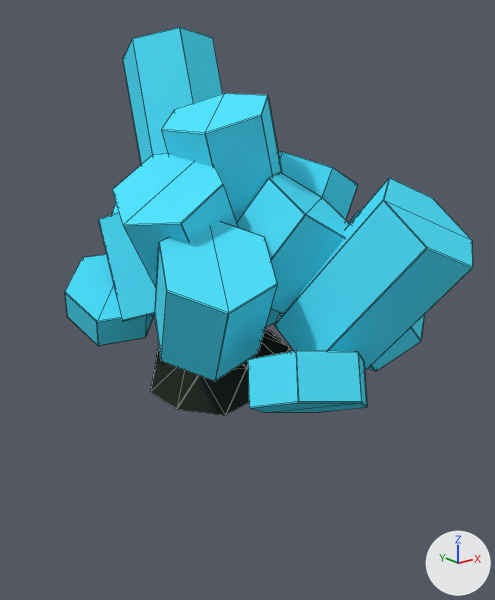
Renders of the Blender file Assets/Models/RoomObjects/Mineral/Utrium.blend from each side of a commit.
Before and after are seen from a camera (50 mm lens) standing at (-1.268, -1.747, 0.846) and looking at (-0.007, -0.17, 0.216). Arrows for +X, +Y and +Z are at lower right; the lights stay in place. The picture after the commit comes second. Mesh edges are drawn as thin lines.

The older version as bpy lines, for what is in view:
```python
me_circle_003 = bpy.data.meshes.new('Circle.003')
me_circle_003.from_pydata(...)  # 192 vertices, 160 faces; spans x -0.432..0.667, y -0.063..1.028, z -0.538..0.821
me_circle_003.materials.append(mat_utrium)  # cyan #53e5ff
me_circle_004 = bpy.data.meshes.new('Circle.004')
me_circle_004.from_pydata(...)  # 26 vertices, 40 faces; spans x -0.239..0.243, y -0.1..0.149, z -0.216..0.247
me_circle_004.polygons.foreach_set('use_smooth', [True] * 40)
me_circle_004.materials.append(mat_rock)  # dark grey #2b302a
ob_rock = bpy.data.objects.new('Rock', me_circle_004)
ob_rock.location = (-0.002, 0.0, -0.003)
ob_rock.rotation_euler = (1.571, 0.0, 0.0)  # degrees (90, 0, 0)
_m = ob_rock.modifiers.new('Bevel', 'BEVEL')
_m.width = 0.003
_m.width_pct = 0.003
_m.offset_type = 'WIDTH'
_m.spread = 0.0
ob_utrium = bpy.data.objects.new('Utrium', me_circle_003)
ob_utrium.location = (-0.002, 0.0, -0.003)
ob_utrium.rotation_euler = (1.571, 0.0, 0.0)  # degrees (90, 0, 0)
_m = ob_utrium.modifiers.new('Bevel', 'BEVEL')
_m.width = 0.003
_m.width_pct = 0.003
_m.offset_type = 'WIDTH'
_m.spread = 0.0
```
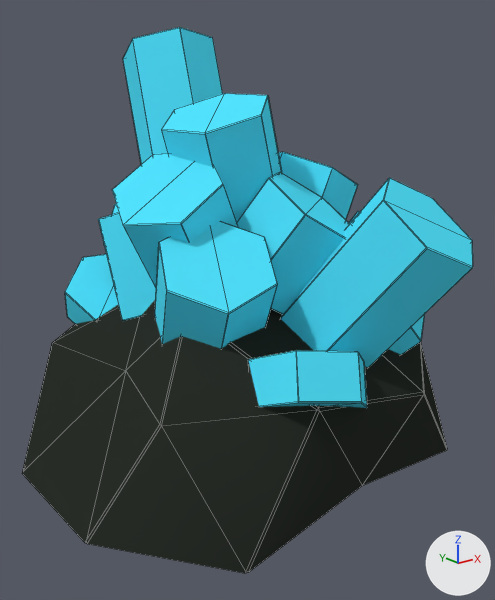
The edits, one by one:
Object 'Rock' (ob_rock) is rescaled from (1.0, 1.0, 1.0) to (2.74, 2.74, 2.74).

Changed parts and their boxes [x1, y1, x2, y2] in the pictures (495 x 600 px):
'Rock', rescaled (202% wider, 215% taller): before [150, 329, 290, 415]; after [22, 300, 447, 573]
